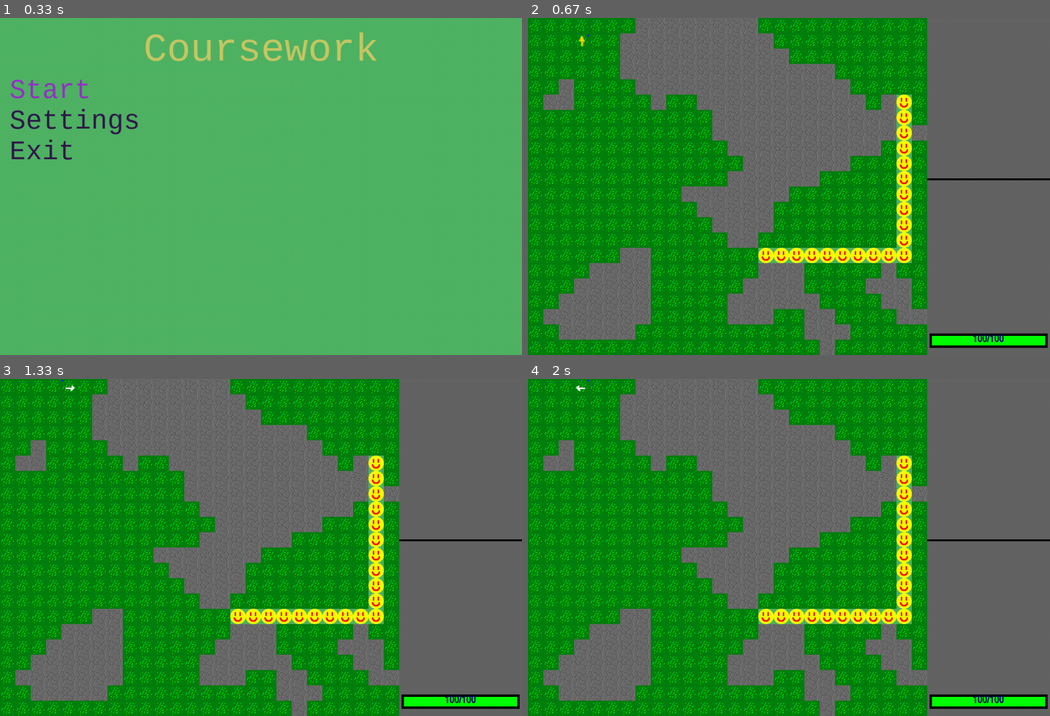
Above: before the commit, frames 1-4 (two rows, left to right).
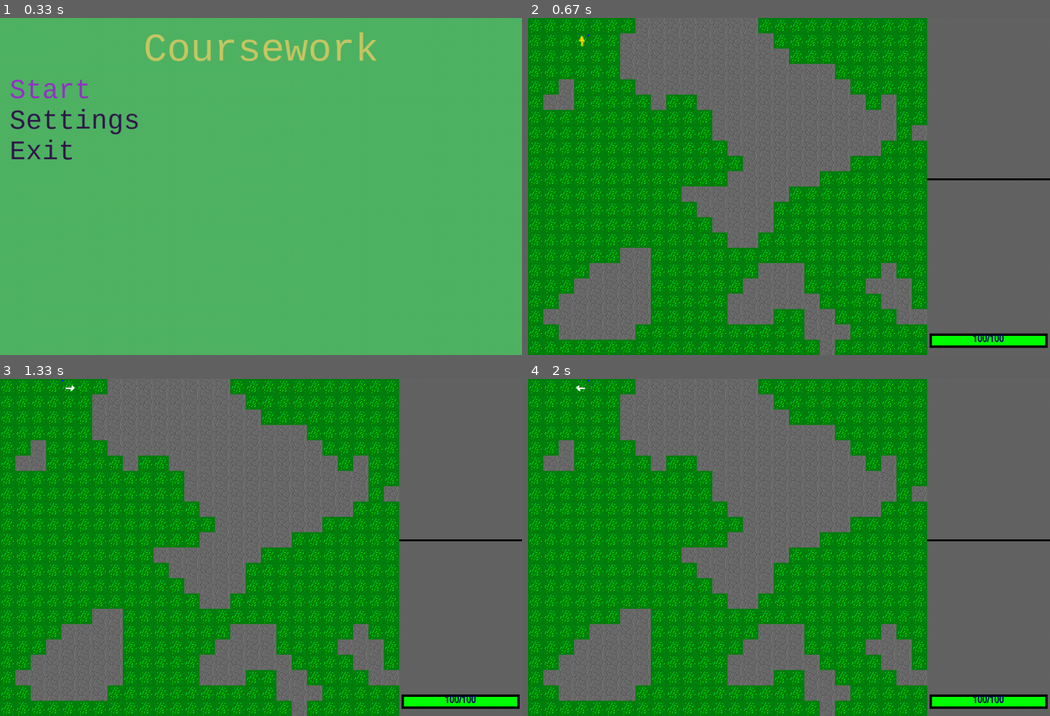
Above: after the commit, the same moments.

Repository: MaundyMoo/Coursework
Game: pygame game, started from Main.py
Same seed, same stepped clock (60 frames per second), same inputs: the game is played once before the commit and once after it.
Inputs:
- Up to frame 1 (0.33 s): no input
- Up to frame 2 (0.67 s): tap Enter at 0.33 s
- Up to frame 3 (1.33 s): hold Up 0.67-1.13 s; hold Right from 1.22 s (still down)
- Up to frame 4 (2 s): release Right at 1.68 s; hold Left from 1.72 s (still down)

Frame 1 is identical in both runs. In frame 2, 2.7% of the frame differs, in the area x 44-74%, y 22-73%; in frame 3, 2.7%; in frame 4, 2.7%.

Commit message:
Removing Smiley Face Corridors

Diff:
--- a/CellularAutomata.py
+++ b/CellularAutomata.py
@@ -93,16 +93,16 @@
             # Connect on x axis
             if x1 < x2:
                 for i in range(x1, x2 + 1):
-                    map[y1][i] = 'corridoor'
+                    map[y1][i] = True
             elif x1 > x2:
                 for i in range(x2, x1 + 1):
-                    map[y1][i] = 'corridoor'
+                    map[y1][i] = True
             if y1 < y2:
                 for i in range(y1, y2 + 1):
-                    map[i][x2] = 'corridoor'
+                    map[i][x2] = True
             elif y1 > y2:
                 for i in range(y2, y1 + 1):
-                    map[i][x2] = 'corridoor'
+                    map[i][x2] = True
     return map
 
 def driver(width: int, height: int,
--- a/Mapper.py
+++ b/Mapper.py
@@ -30,10 +30,12 @@
                 row.append(Tiles.Tile(gridPos=(x, y),
                                       collision=True,
                                       sprite=spritesheet.returnSprite(1, 0)))
+            '''
             elif arr[y][x] == 'corridoor':
                 row.append(Tiles.Tile(gridPos=(x, y),
                                       collision=False,
                                       sprite=spritesheet.returnSprite(0, 2)))
+            '''
         tileMap.append(row)
     return tileMap, caverns
 
